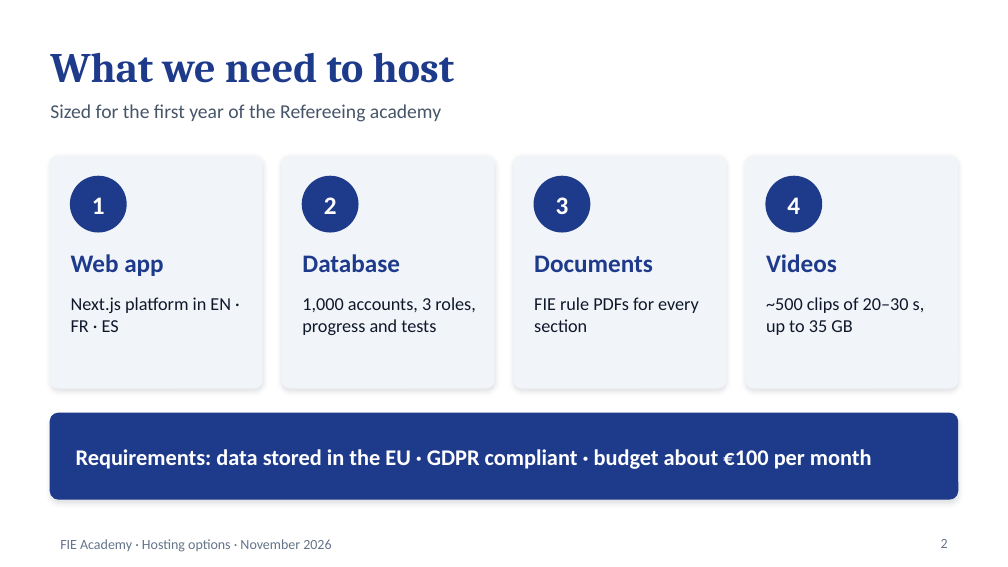
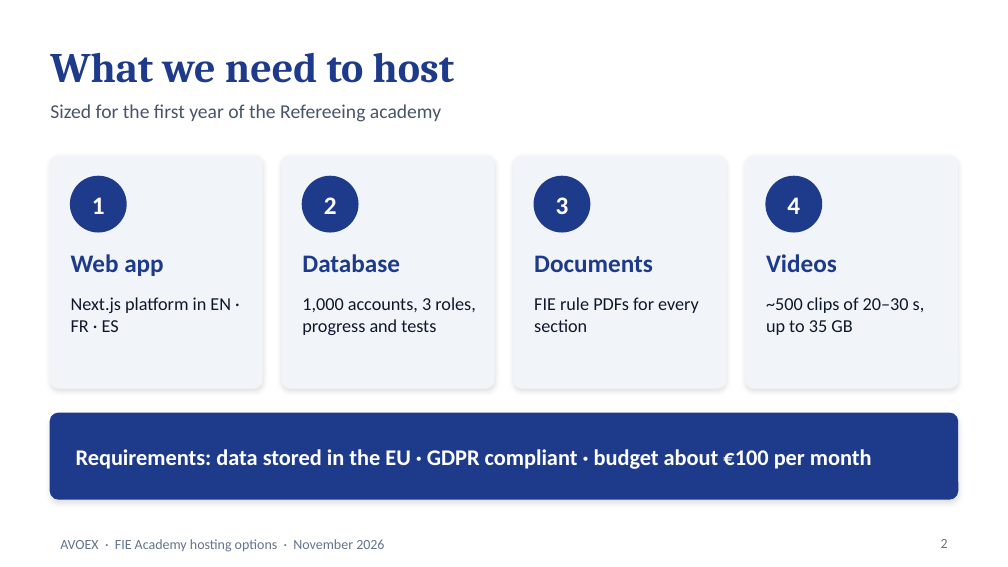
Before and after one commit to Angelvalkov2003/fie-academy, a slide deck: slide 2 of FIE_Academy_Hosting_Options.pptx. Drawn at 1008x567 pixels with LibreOffice and Linux fonts; fonts in the diff are those of the drawing. Boxes give left, top, right and bottom in pixels: in the first picture for what was removed or moved away, otherwise in the second. Text is boxed around its words. In the diff, an @@ line names an element or a change of style, - is before the commit and + after.

```diff
--- a/FIE_Academy_Hosting_Options.pptx
+++ b/FIE_Academy_Hosting_Options.pptx
@@ text at (x1=60, y1=539, x2=384, y2=552): text changed @@
-FIE Academy · Hosting options · November 2026
+AVOEX · FIE Academy hosting options · November 2026
```
Also in this commit, not shown: 7 other slides changed, 1 other file.
